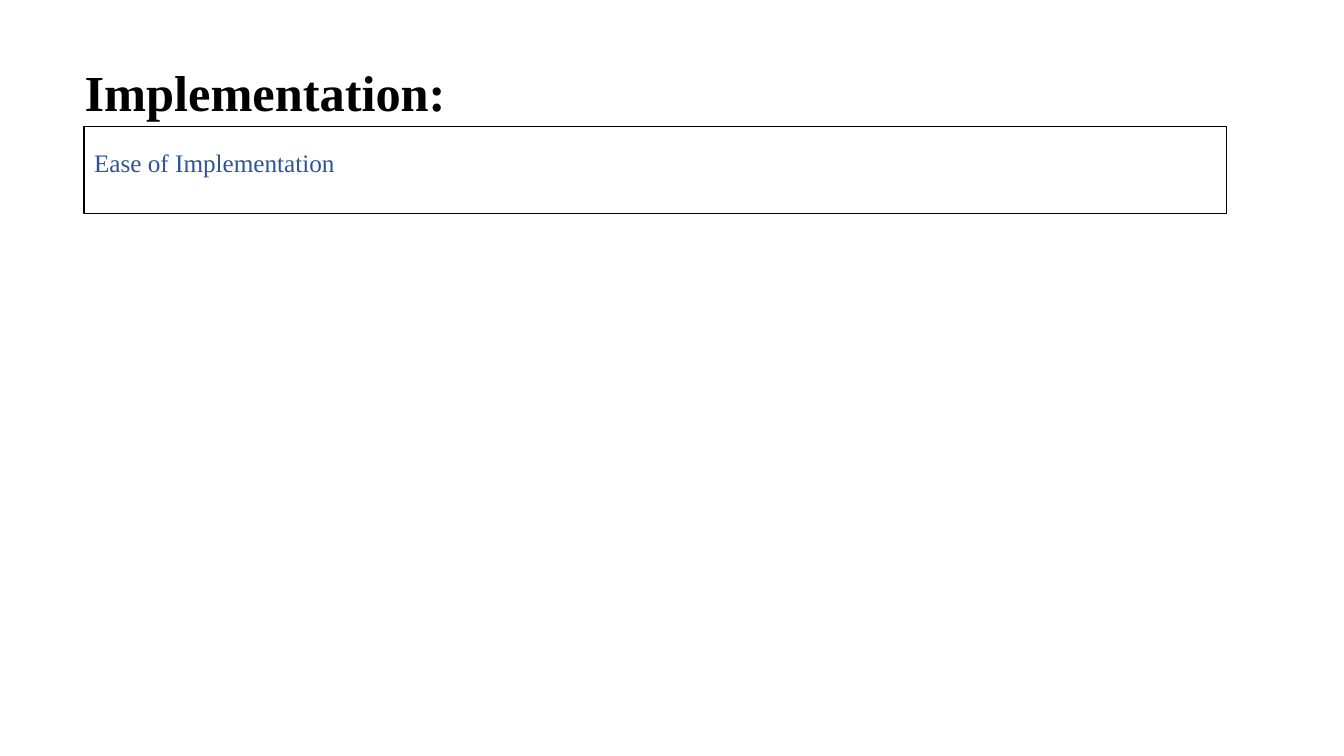
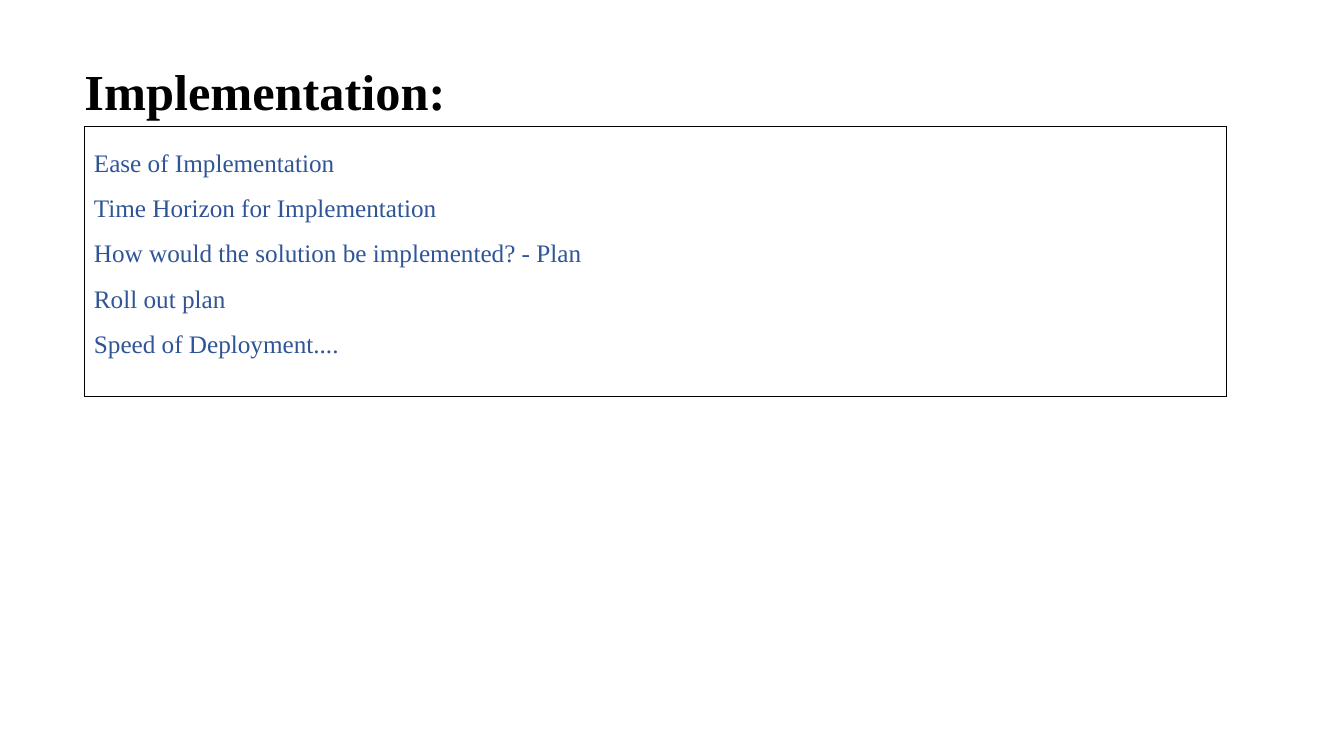
Before and after one commit to SURAJ-SHARMA27/odiapreneuroutr, a slide deck: slide 5 of public/template.pptx. Drawn at 1344x756 pixels with LibreOffice and Linux fonts; fonts in the diff are those of the drawing; background and template pictures are left out. Boxes give left, top, right and bottom in pixels: in the first picture for what was removed or moved away, otherwise in the second. Text is boxed around its words. In the diff, an @@ line names an element or a change of style, - is before the commit and + after.

```diff
--- a/public/template.pptx
+++ b/public/template.pptx
@@ rectangle removed at box(84, 127, 1226, 214) @@
-Ease of Implementation
@@ rectangle added at box(84, 127, 1226, 397), outline #000000 0.75 pt, 18 pt, text #2F5597 @@
+Ease of Implementation
+Time Horizon for Implementation
+How would the solution be implemented? - Plan
+Roll out plan
+Speed of Deployment....
```
Also in this commit, not shown: 4 other slides changed, 2 slides added, 2 slides removed, 2 other files.
